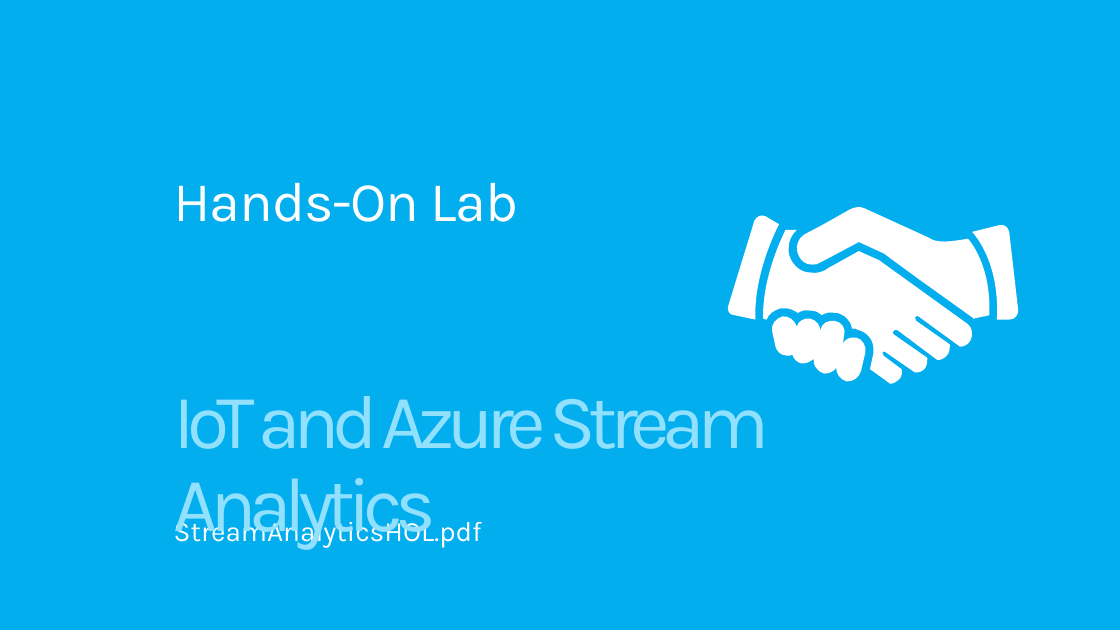
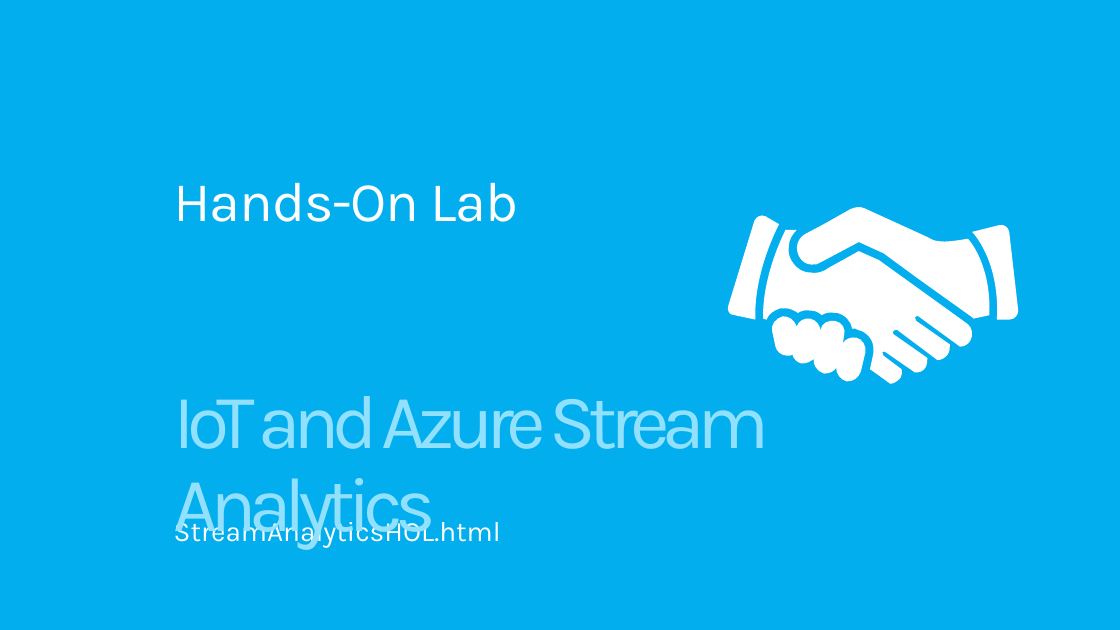
Before and after one commit to MSRConnections/Azure-training-course, a slide deck: slide 9 of Content/Stream Analytics/Azure Stream Analytics.pptx. Drawn at 1120x630 pixels with LibreOffice and Linux fonts; fonts in the diff are those of the drawing. Boxes give left, top, right and bottom in pixels: in the first picture for what was removed or moved away, otherwise in the second. Text is boxed around its words. In the diff, an @@ line names an element or a change of style, - is before the commit and + after.

```diff
--- a/Content/Stream Analytics/Azure Stream Analytics.pptx
+++ b/Content/Stream Analytics/Azure Stream Analytics.pptx
@@ subtitle at (174,516,501,548): text changed @@
-StreamAnalyticsHOL.pdf
+StreamAnalyticsHOL.html
```
Also in this commit, not shown: 1 other slide changed, 30 other files.
